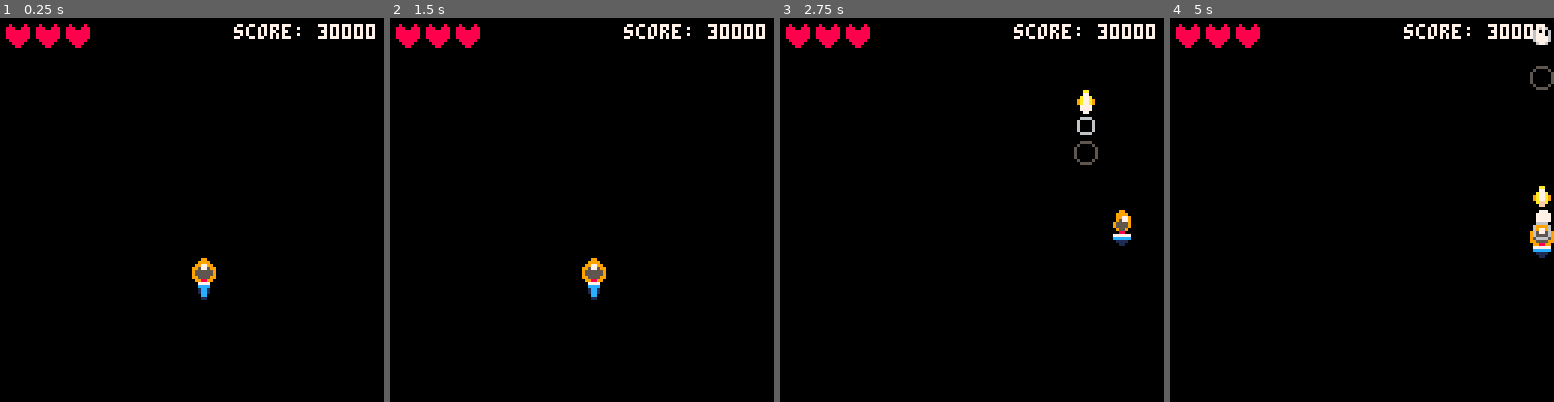
Above: before the commit, frames 1-4 (left to right).
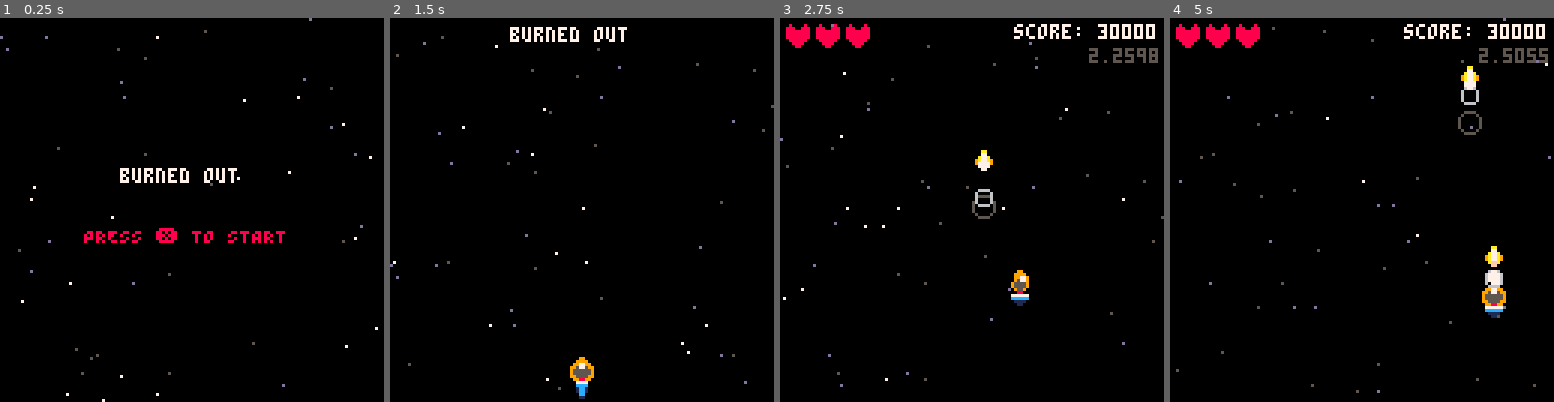
Above: after the commit, the same moments.

Repository: davecroman/pico8-shmup
Game: PICO-8 cartridge shmup.p8
The game is run twice, just before and just after one commit, with the same random seed, the same clock (stepped at 60 frames per second) and the same inputs.
Inputs:
- Up to frame 1 (0.25 s): no input
- Up to frame 2 (1.5 s): tap O (Z key) at 0.7 s
- Up to frame 3 (2.75 s): hold Right 1.6-2.1 s; tap O (Z key) at 1.7, 2.1, 2.5 s; hold Up 2.15-2.42 s; hold Right from 2.47 s (still down)
- Up to frame 4 (5 s): tap O (Z key) every 0.4 s from 2.9 to 4.9 s; release Right at 3.03 s; hold Left 3.08-3.58 s; hold Down 3.63-3.97 s; hold Right 4.02-4.68 s; hold Up from 4.73 s (still down)

The runs differ from the first frame. In frame 1, 3.4% of the frame differs, in the area x 0-99%, y 0-100%; in frame 2, 3.2%; in frame 3, 2.1%; in frame 4, 2.7%.

Commit message:
Add starfield and start menu
Co-authored-by: Copilot <copilot@github.com>

Diff:
--- a/main.lua
+++ b/main.lua
@@ -1,23 +1,39 @@
 function _init()
-    cls(0)
+    mode = "menu"
+    initMenu()
+    initStarfield()
     initProjectiles()
     initPlayer()
     initExplosions()
     initUi()
 end
 
+
 function _update()
-    updateProjectiles()
-    updatePlayer()
-    updateExplosions()
-    updateUi()
+    if mode == "menu" then
+        updateStarfield()
+        updateMenu()
+    elseif mode == "game" then
+        updateStarfield()
+        updateProjectiles()
+        updatePlayer()
+        updateExplosions()
+        updateUi()
+    end
 end
 
 function _draw()
     cls()
-    drawProjectiles()
-    drawPlayer()
-    drawExplosions()
-    drawUi()
-    -- rect(0, 0, 128-1, 128-1, 13)
+    if mode == "menu" then
+        drawStarfield()
+        drawMenu()
+    elseif mode == "game" then
+        drawStarfield()
+        drawProjectiles()
+        drawPlayer()
+        drawExplosions()
+        drawUi()
+        print(stat(1)*100,103,10,5)
+    end
+
 end
--- /dev/null
+++ b/menu.lua
@@ -0,0 +1,42 @@
+function initMenu()
+   blinkRate = 20
+   blinkTimer = 0
+   btnPressed = false
+   minusY = 0
+end
+
+function updateMenu()
+   blinkTimer = (blinkTimer + 1) % blinkRate
+
+   if(btn(4)) then
+       btnPressed = true
+   end
+
+   if btnPressed then
+        if minusY < 45 then
+            minusY += 2
+        else
+            minusY += 1
+        end
+   end
+
+   --if the player has fully moved up, switch to game mode
+   if minusY > 70 then
+       mode = "game"
+   end
+end
+
+function drawMenu()
+    local titleY = 50 - minusY
+    print("burned out", 40, titleY, 7)
+    if btnPressed then
+        local targetPY = max(160 - minusY, pY)
+        spr(0, pX, targetPY)
+        spr(7 + boosterFrame, pX, targetPY + 6)
+    else
+        if blinkTimer < blinkRate / 2 then
+            print("PRESS ❎ TO START", 28, 70, 8)
+        end
+    end
+
+end
--- a/player.lua
+++ b/player.lua
@@ -1,9 +1,9 @@
 function initPlayer()
-    pX = 64
-    pY = 80
+    pX = 60
+    pY = 90
     speed = 2
     frameCount = 1
-    currSpr = 1
+    currSpr = 0
     fireCd = 0
     fireRate = 5
     fireSpeed = 6
--- a/shmup.p8
+++ b/shmup.p8
@@ -1,11 +1,20 @@
 pico-8 cartridge // http://www.pico-8.com
 version 43
 __lua__
+
+-- game files
+#include starfield.lua
 #include projectiles.lua
 #include explosions.lua
 #include player.lua
 #include ui.lua
+
+-- main menu
+#include menu.lua
+
+-- main entry point
 #include main.lua
+
 __gfx__
 000990000009900000099000000aa000000000000000000000555500000000000000000008000080080000800000000000000000000000000000000000000000
 00999900009999000099990000077000000000000066660005000050000000000000000080800808888008880000000000000000000000000000000000000000
--- /dev/null
+++ b/starfield.lua
@@ -0,0 +1,31 @@
+function initStarfield()
+    starCount = 50
+    stars = {}
+    for i=1, starCount do
+        add(stars, {x=flr(rnd(128)), y=flr(rnd(128)), speed=flr(rnd(3))+1})
+    end
+end
+
+function updateStarfield()
+    for s in all(stars) do
+        s.y = s.y + s.speed
+        if s.y > 128 then
+            s.y = 0
+            s.x = flr(rnd(128))
+            s.speed = flr(rnd(3))+1
+        end
+    end
+end
+
+function drawStarfield()
+    --  convert to for s in all(stars) do
+    for s in all(stars) do
+        local clr = 7
+        if s.speed == 2 then
+            clr = 13
+        elseif s.speed == 1 then
+            clr = 5
+        end
+        pset(s.x, s.y, clr)
+    end
+end
